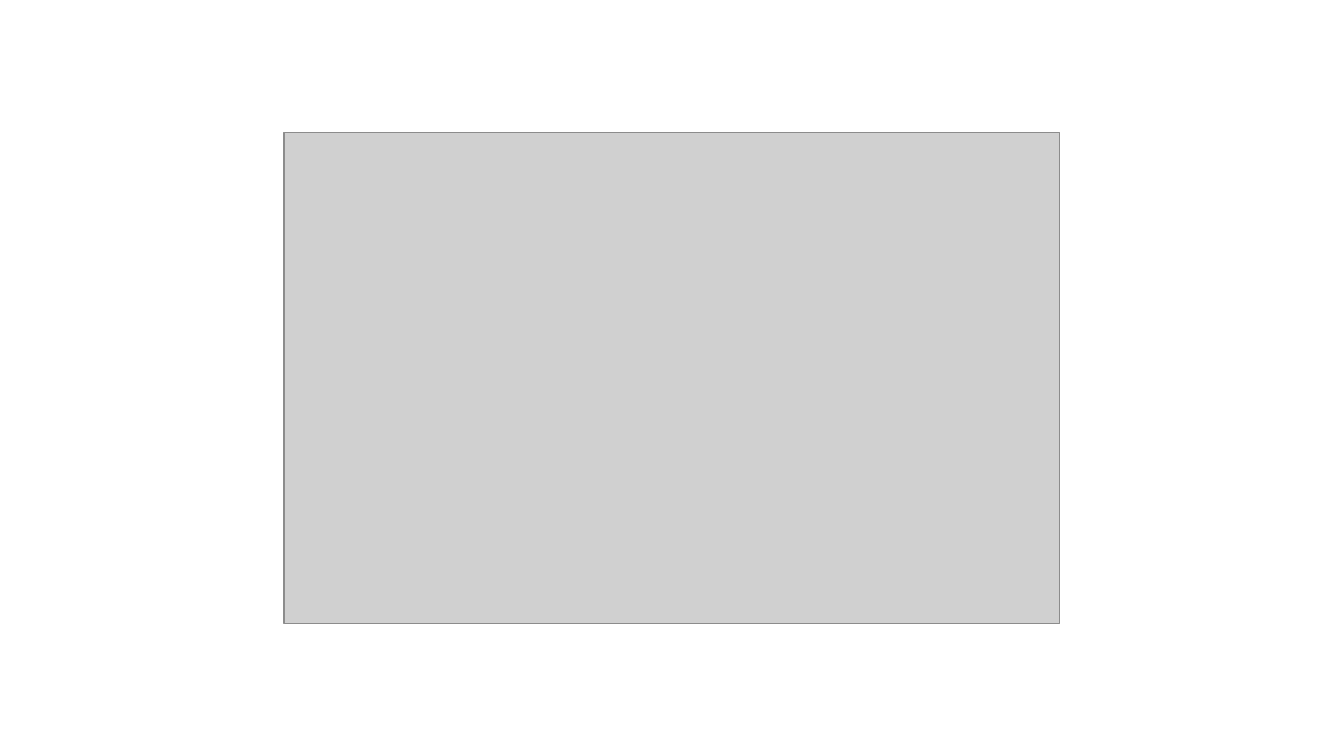
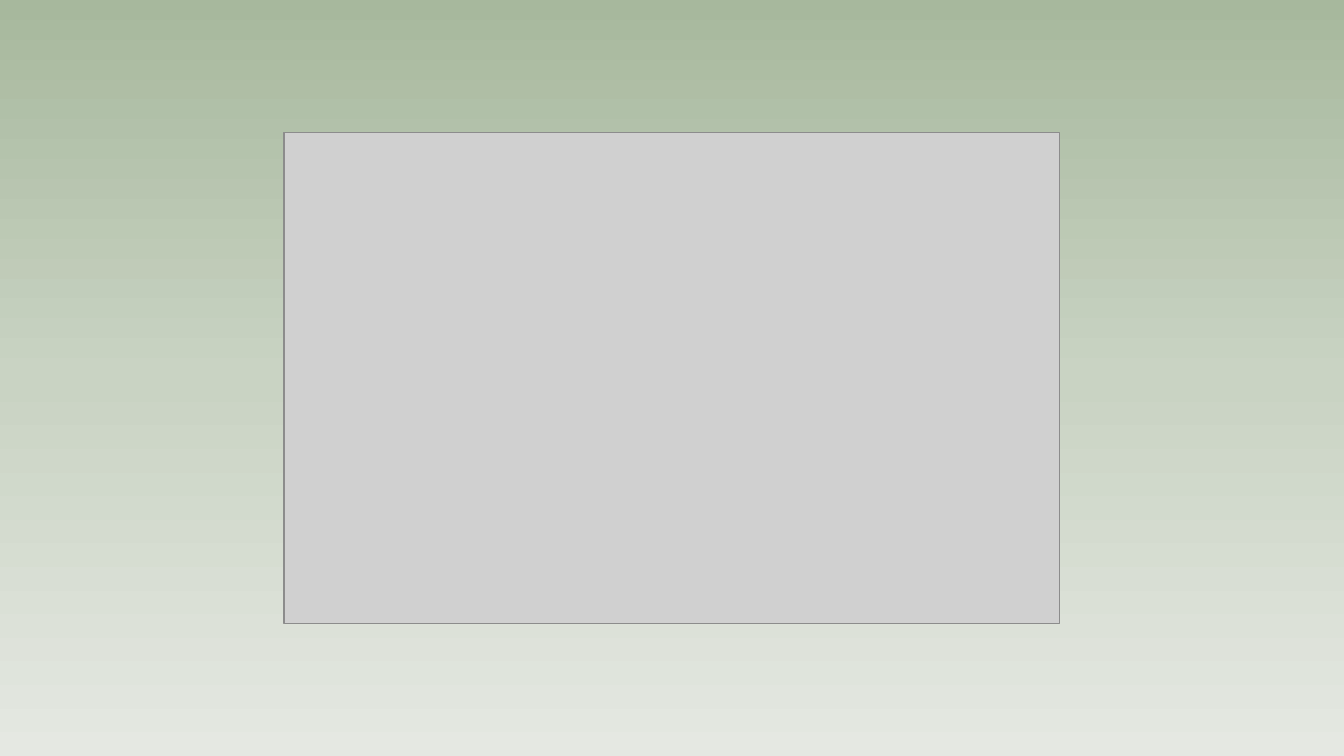
Before and after one commit to hanhonglei/Course_BasicGameProgramming, a slide deck: slide 35 of 第1章 程序设计概述/第1章 程序设计概述.pptx (slide 34 before the commit). Drawn at 1344x756 pixels with LibreOffice and Linux fonts; fonts in the diff are those of the drawing; grey boxes stand for pictures; background and template pictures are left out. Boxes give left, top, right and bottom in pixels: in the first picture for what was removed or moved away, otherwise in the second. Text is boxed around its words. In the diff, an @@ line names an element or a change of style, - is before the commit and + after.

```diff
--- a/第1章 程序设计概述/第1章 程序设计概述.pptx
+++ b/第1章 程序设计概述/第1章 程序设计概述.pptx
@@ background #FFFFFF to gradient #A7B99D to #C9D3C4 to #E5E9E2 @@
```
Also in this commit, not shown: 46 other slides changed, 1 slide added, 1 other file.
